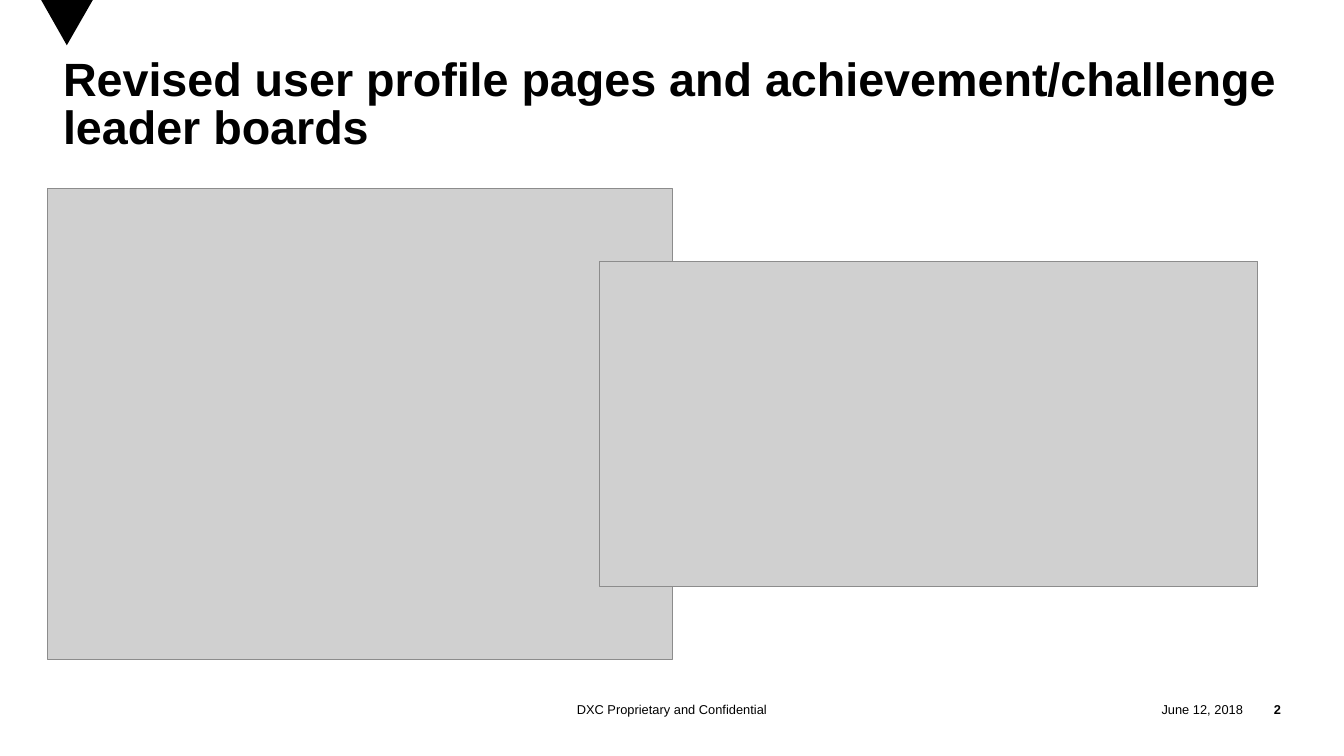
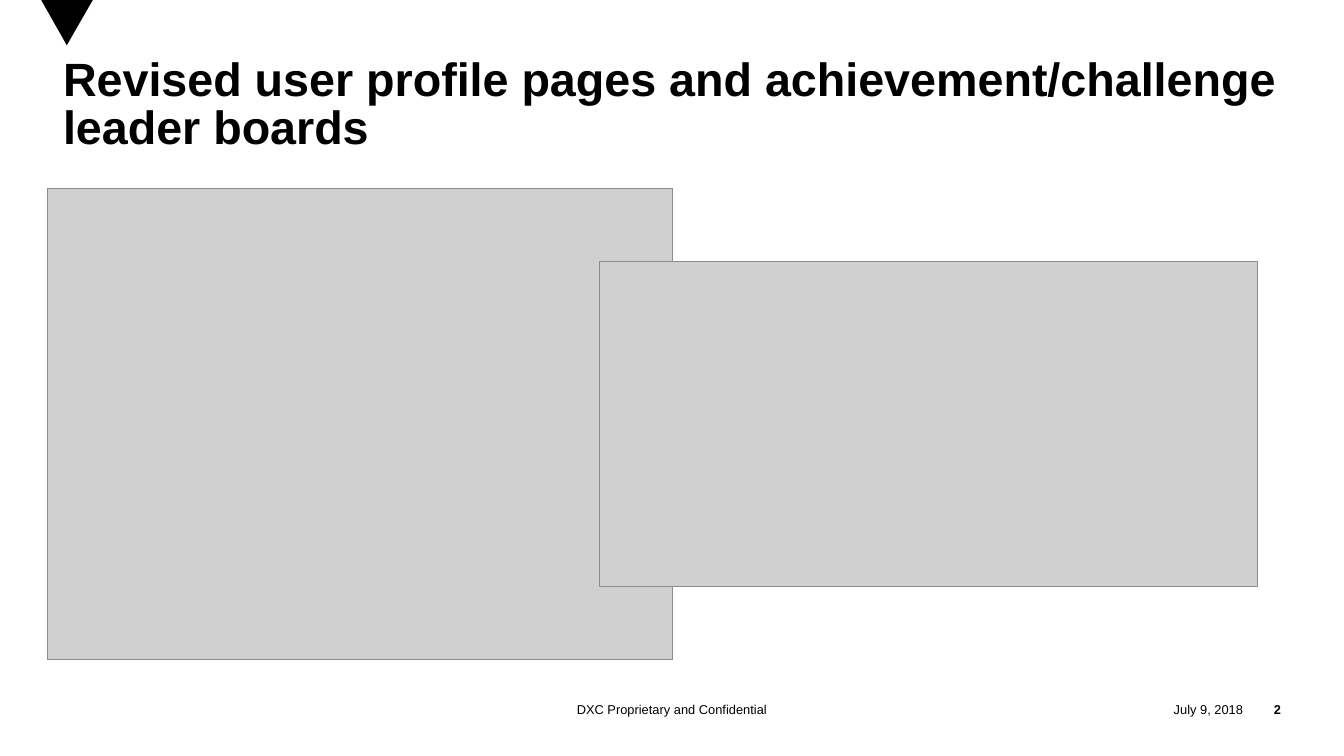
Before and after one commit to EnglishSid/DigitalExplorerSpecs, a slide deck: slide 2 of WorkingArea/Badges/Digital Explorer Badges.pptx. Drawn at 1344x756 pixels with LibreOffice and Linux fonts; fonts in the diff are those of the drawing; grey boxes stand for pictures; background and template pictures are left out. Boxes give left, top, right and bottom in pixels: in the first picture for what was removed or moved away, otherwise in the second. Text is boxed around its words. In the diff, an @@ line names an element or a change of style, - is before the commit and + after.

Commit message:
:bookmark: Achievements release

```diff
--- a/WorkingArea/Badges/Digital Explorer Badges.pptx
+++ b/WorkingArea/Badges/Digital Explorer Badges.pptx
@@ text at (x1=1174, y1=704, x2=1243, y2=716): text changed @@
-June 12, 2018
+July 9, 2018
```
Also in this commit, not shown: 10 other slides changed, 1 slide removed, 2 other files.
